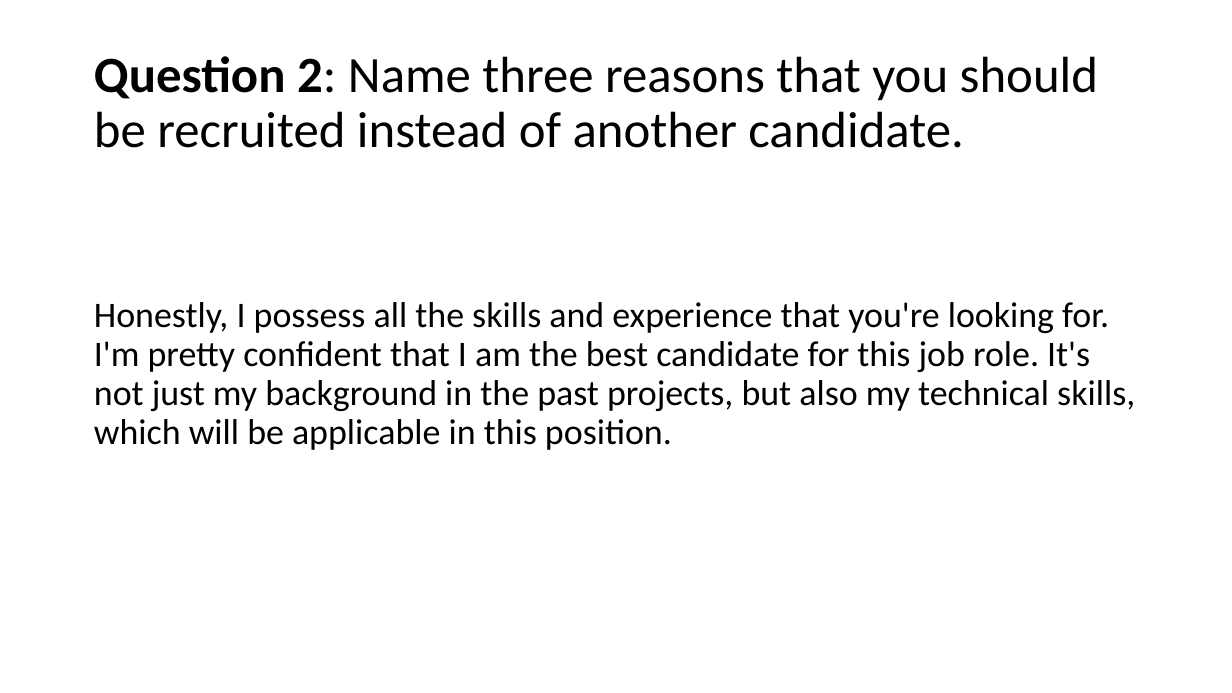
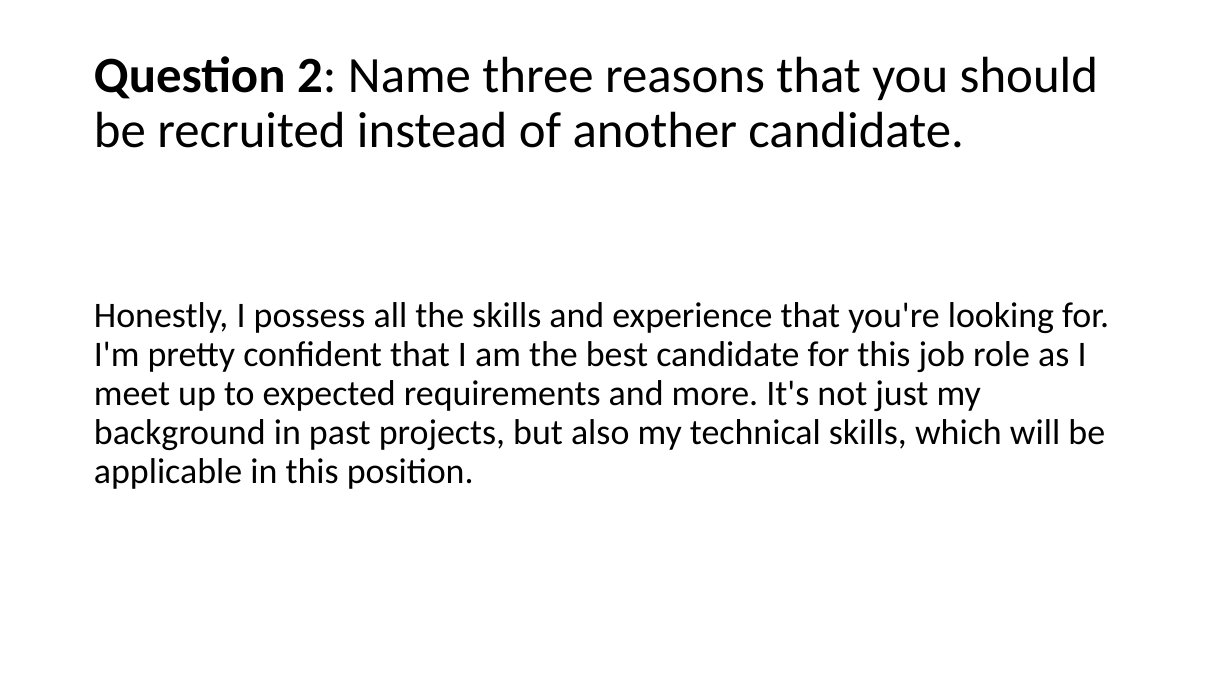
Before and after one commit to SamZie001/job-interview, a slide deck: slide 3 of Job Interview Project.pptx. Drawn at 1232x693 pixels with LibreOffice and Linux fonts; fonts in the diff are those of the drawing. Boxes give left, top, right and bottom in pixels: in the first picture for what was removed or moved away, otherwise in the second. Text is boxed around its words. In the diff, an @@ line names an element or a change of style, - is before the commit and + after.

```diff
--- a/Job Interview Project.pptx
+++ b/Job Interview Project.pptx
@@ text at bbox=[94, 302, 1109, 489]: text changed @@
-Honestly, I possess all the skills and experience that you're looking for. I'm pretty confident that I am the best candidate for this job role. It's not just my background in the past projects, but also my technical skills, which will be applicable in this position.
+Honestly, I possess all the skills and experience that you're looking for. I'm pretty confident that I am the best candidate for this job role as I meet up to expected requirements and more. It's not just my background in past projects, but also my technical skills, which will be applicable in this position.
```
Also in this commit, not shown: 3 other slides changed.
